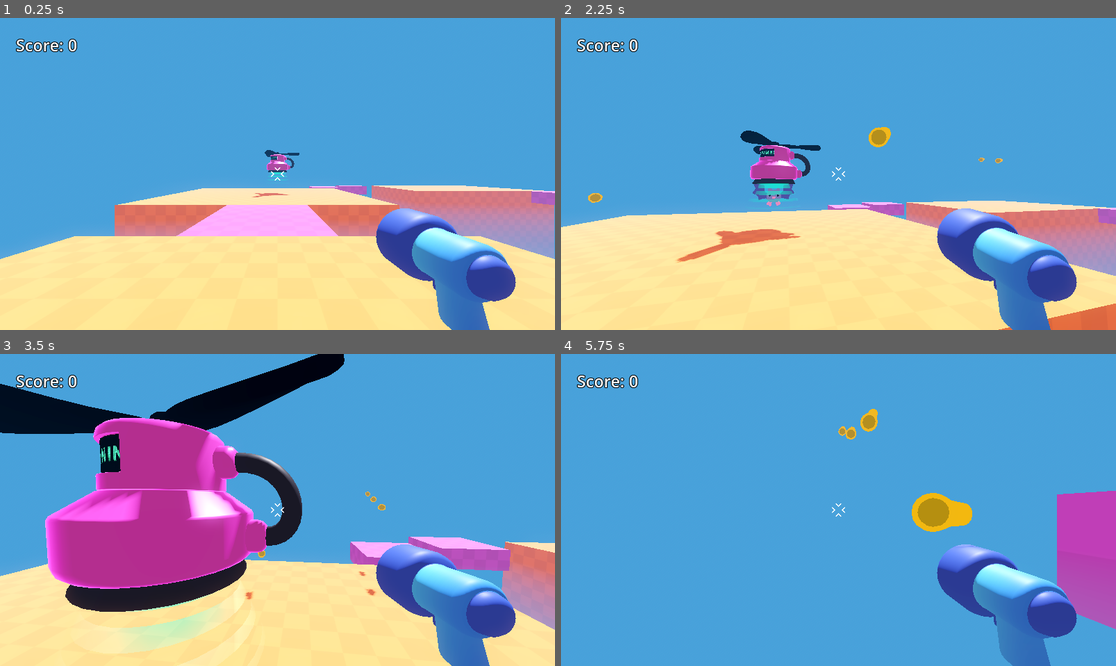
Above: before the commit, frames 1-4 (two rows, left to right).
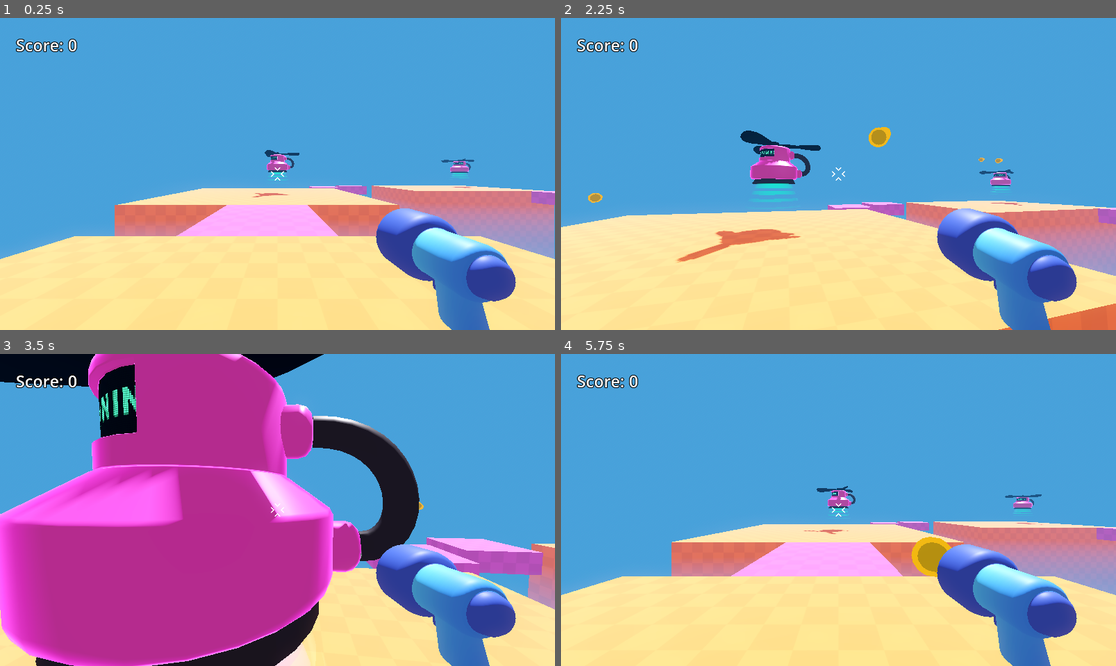
Above: after the commit, the same moments.

Repository: jcarnaxide/first-3d-game
Game: Godot game, scene res://game.tscn
Two runs of this game, one before a commit and one after it. Both use one fixed random seed, a clock stepped at 60 frames per second and the inputs below.
Inputs (mouse positions are in pixels of both pictures, inside the frame that each line leads up to):
- Up to frame 1 (0.25 s): no input
- Up to frame 2 (2.25 s): move the mouse to (866, 174) at 0.52 s; press the mouse at (866, 174) at 0.53 s; hold W (move_forward) from 0.53 s (still down); tap Space (jump) at 0.77, 1.52 s; move the mouse to (810, 174) at 1.27 s; release the mouse at (810, 174) at 1.28 s; click (810, 174) at 1.35 s; move the mouse to (849, 167) at 2.02 s; press the mouse at (849, 167) at 2.03 s
- Up to frame 3 (3.5 s): keep holding W (move_forward); move the mouse to (271, 516) at 2.77 s; release the mouse at (271, 516) at 2.78 s; click (271, 516) at 2.85 s; tap Space (jump) at 3.02 s
- Up to frame 4 (5.75 s): keep holding W (move_forward); move the mouse to (877, 513) at 3.52 s; press the mouse at (877, 513) at 3.53 s; tap Space (jump) at 3.77, 4.52 s; move the mouse to (794, 506) at 4.27 s; release the mouse at (794, 506) at 4.28 s; click (794, 506) at 4.35 s; move the mouse to (844, 510) at 5.02 s; press the mouse at (844, 510) at 5.03 s

The runs differ from the first frame. In frame 1, 0.2% of the frame differs, in the area x 79-86%, y 44-55%; in frame 2, 0.5%; in frame 3, 50%, in the area x 0-100%, y 0-100%; in frame 4, 39%.

Commit message:
game pretty much complete, moving on to export next

Diff:
--- a/first-3d-game/game.gd
+++ b/first-3d-game/game.gd
@@ -9,5 +9,18 @@
 	label.text = "Score: %s" % player_score
 
 
+func do_poof(mob_global_position):
+	const SMOKE_PUFF = preload("uid://cjk3frr43yesb")
+	var poof = SMOKE_PUFF.instantiate()
+	add_child(poof)
+	poof.global_position = mob_global_position
+
+
 func _on_mob_spawner_3d_mob_spawned(mob):
-	mob.died.connect(increase_score)
+	mob.health_depleted.connect(increase_score)
+	mob.died.connect(do_poof.bind(mob.global_position))
+	do_poof(mob.global_position)
+
+
+func _on_area_3d_body_entered(body):
+	get_tree().reload_current_scene.call_deferred()
--- a/first-3d-game/game.tscn
+++ b/first-3d-game/game.tscn
@@ -30,6 +30,8 @@
 font_size = 56
 outline_size = 10
 outline_color = Color(0, 0, 0, 1)
+
+[sub_resource type="WorldBoundaryShape3D" id="WorldBoundaryShape3D_7jktm"]
 
 [node name="Game" type="Node3D" unique_id=1459932343]
 script = ExtResource("1_7jktm")
@@ -114,6 +116,12 @@
 [node name="MobSpawner3D" parent="." unique_id=21680981 instance=ExtResource("4_fc0e3")]
 transform = Transform3D(1, 0, 0, 0, 1, 0, 0, 0, 1, 0, 0, -16.272034)
 
+[node name="MobSpawner3D2" parent="." unique_id=1840975712 instance=ExtResource("4_fc0e3")]
+transform = Transform3D(1, 0, 0, 0, 1, 0, 0, 0, 1, 21.682014, 0, -24.244324)
+
+[node name="MobSpawner3D3" parent="." unique_id=2067237696 instance=ExtResource("4_fc0e3")]
+transform = Transform3D(1, 0, 0, 0, 1, 0, 0, 0, 1, 27.69964, 0, -4.9723434)
+
 [node name="Label" type="Label" parent="." unique_id=969325164]
 unique_name_in_owner = true
 offset_left = 55.0
@@ -123,4 +131,14 @@
 text = "Score: 0"
 label_settings = SubResource("LabelSettings_fc0e3")
 
+[node name="Area3D" type="Area3D" parent="." unique_id=1910478545]
+collision_layer = 0
+
+[node name="CollisionShape3D" type="CollisionShape3D" parent="Area3D" unique_id=1808896462]
+transform = Transform3D(1, 0, 0, 0, 1, 0, 0, 0, 1, 0, -1.8049114, 0)
+shape = SubResource("WorldBoundaryShape3D_7jktm")
+
 [connection signal="mob_spawned" from="MobSpawner3D" to="." method="_on_mob_spawner_3d_mob_spawned"]
+[connection signal="mob_spawned" from="MobSpawner3D2" to="." method="_on_mob_spawner_3d_mob_spawned"]
+[connection signal="mob_spawned" from="MobSpawner3D3" to="." method="_on_mob_spawner_3d_mob_spawned"]
+[connection signal="body_entered" from="Area3D" to="." method="_on_area_3d_body_entered"]
--- a/first-3d-game/mob/mob.gd
+++ b/first-3d-game/mob/mob.gd
@@ -1,5 +1,6 @@
 extends RigidBody3D
 
+signal health_depleted
 signal died
 
 var health = 3
@@ -7,6 +8,9 @@
 
 @onready var bat_model = %bat_model
 @onready var timer = %Timer
+
+@onready var hurt_sound = %HurtSound
+@onready var die_sound = %DieSound
 
 @onready var player = get_node("/root/Game/Player")
 
@@ -23,8 +27,8 @@
 		return
 
 	bat_model.hurt()
-
 	health -= 1
+	hurt_sound.play()
 
 	if health == 0:
 		set_physics_process(false)
@@ -33,9 +37,10 @@
 		var random_upward_force = Vector3.UP * randf_range(1.0, 5.0)
 		apply_central_impulse(direction * 10.0 + random_upward_force)
 		timer.start()
-
-		died.emit()
+		die_sound.play()
+		health_depleted.emit()
 
 
 func _on_timer_timeout():
 	queue_free()
+	died.emit()
--- a/first-3d-game/mob/mob.tscn
+++ b/first-3d-game/mob/mob.tscn
@@ -2,11 +2,15 @@
 
 [ext_resource type="Script" uid="uid://l0ls4s12icbo" path="res://mob/mob.gd" id="1_6jlfs"]
 [ext_resource type="PackedScene" uid="uid://13ulf5csgffg" path="res://mob/bat/bat_model.tscn" id="1_7b8ug"]
+[ext_resource type="AudioStream" uid="uid://bx3idpeigglls" path="res://mob/mob_take_damage.wav" id="3_mixeo"]
+[ext_resource type="AudioStream" uid="uid://bjajl884tgyrw" path="res://mob/mob_ko.wav" id="4_jkfaf"]
 
 [sub_resource type="SphereShape3D" id="SphereShape3D_6jlfs"]
 radius = 0.35940084
 
 [node name="Mob" type="RigidBody3D" unique_id=815472321]
+collision_layer = 2
+collision_mask = 3
 gravity_scale = 0.0
 script = ExtResource("1_6jlfs")
 
@@ -21,4 +25,12 @@
 wait_time = 2.0
 one_shot = true
 
+[node name="HurtSound" type="AudioStreamPlayer3D" parent="." unique_id=1103648819]
+unique_name_in_owner = true
+stream = ExtResource("3_mixeo")
+
+[node name="DieSound" type="AudioStreamPlayer3D" parent="." unique_id=2110167742]
+unique_name_in_owner = true
+stream = ExtResource("4_jkfaf")
+
 [connection signal="timeout" from="Timer" to="." method="_on_timer_timeout"]
--- a/first-3d-game/mob/spawner/mob_spawner_3d.tscn
+++ b/first-3d-game/mob/spawner/mob_spawner_3d.tscn
@@ -17,7 +17,7 @@
 
 [node name="Timer" type="Timer" parent="." unique_id=991652222]
 unique_name_in_owner = true
-wait_time = 2.0
+wait_time = 3.0
 autostart = true
 
 [connection signal="timeout" from="Timer" to="." method="_on_timer_timeout"]
--- a/first-3d-game/player/bullet_3d.tscn
+++ b/first-3d-game/player/bullet_3d.tscn
@@ -8,6 +8,8 @@
 
 [node name="Bullet3D" type="Area3D" unique_id=1029398539]
 top_level = true
+collision_layer = 0
+collision_mask = 3
 script = ExtResource("1_hgguu")
 
 [node name="CollisionShape3D" type="CollisionShape3D" parent="." unique_id=1239079947]
--- a/first-3d-game/player/player.gd
+++ b/first-3d-game/player/player.gd
@@ -50,3 +50,4 @@
 	new_bullet.global_transform = %Marker3D.global_transform
 
 	%Timer.start()
+	%AudioStreamPlayer.play()
--- a/first-3d-game/player/player.tscn
+++ b/first-3d-game/player/player.tscn
@@ -3,6 +3,7 @@
 [ext_resource type="PackedScene" uid="uid://chjrhhjvxun3r" path="res://player/simple_gun/gun_model.glb" id="1_oul6g"]
 [ext_resource type="Script" uid="uid://dwfif4t1mvdj8" path="res://player/player.gd" id="1_rkbax"]
 [ext_resource type="Texture2D" uid="uid://cuyh8hew637ju" path="res://player/reticle.png" id="3_g1dw6"]
+[ext_resource type="AudioStream" uid="uid://bi6ansiu0g7gi" path="res://player/gun_shoot.wav" id="4_yw30f"]
 
 [sub_resource type="CapsuleShape3D" id="CapsuleShape3D_kqu6x"]
 
@@ -43,3 +44,7 @@
 unique_name_in_owner = true
 wait_time = 0.2
 one_shot = true
+
+[node name="AudioStreamPlayer" type="AudioStreamPlayer" parent="." unique_id=1761347772]
+unique_name_in_owner = true
+stream = ExtResource("4_yw30f")
--- a/first-3d-game/project.godot
+++ b/first-3d-game/project.godot
@@ -54,6 +54,11 @@
 ]
 }
 
+[layer_names]
+
+3d_physics/layer_1="Player"
+3d_physics/layer_2="Mob"
+
 [physics]
 
 3d/physics_engine="Jolt Physics"
